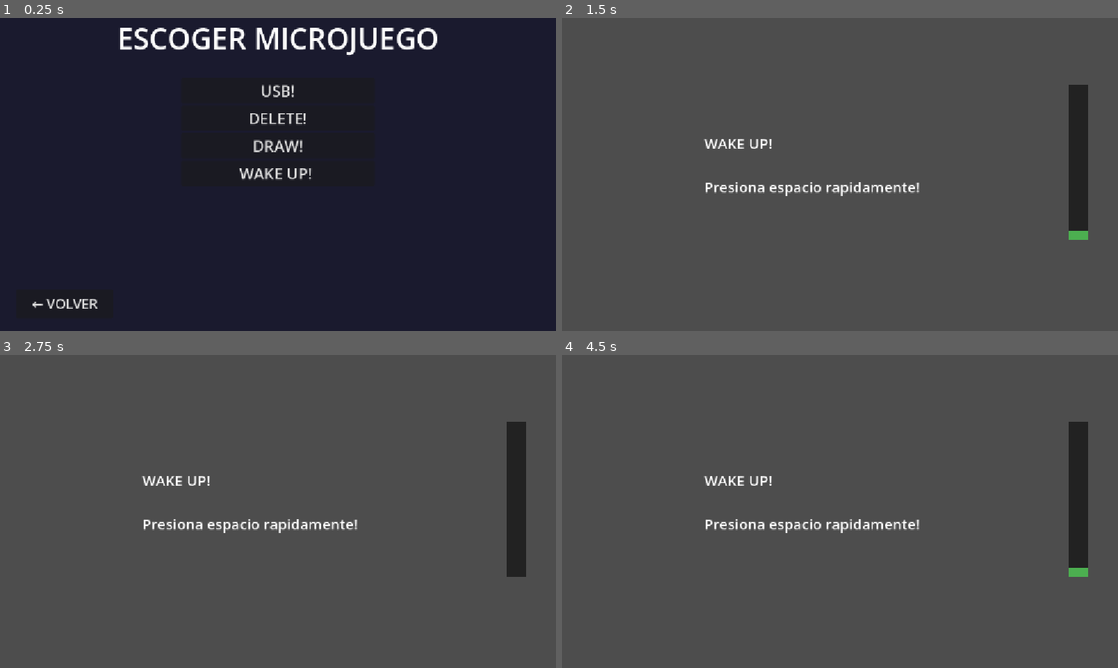
Above: before the commit, frames 1-4 (two rows, left to right).
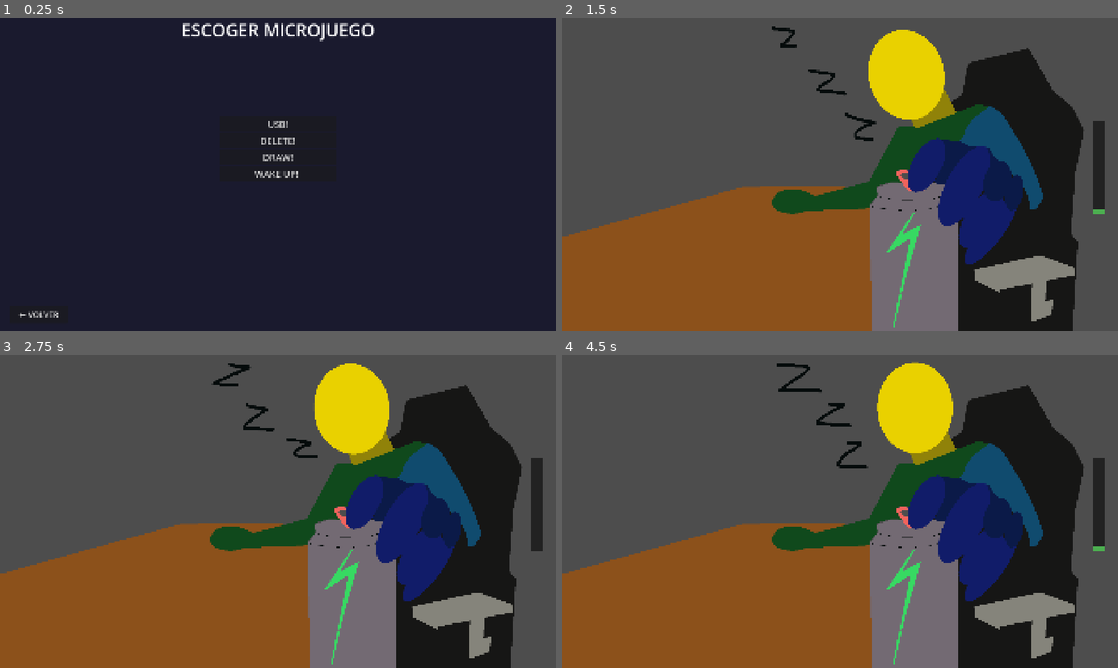
Above: after the commit, the same moments.

Repository: Vigoreum/prototype
Game: Godot game, scene res://menus/microgame_select.tscn
Same seed, same stepped clock (60 frames per second), same inputs: the game is played once before the commit and once after it. This scene is started directly instead of the project's main scene.
Inputs (mouse positions are in pixels of both pictures, inside the frame that each line leads up to):
- Up to frame 1 (0.25 s): no input
- Up to frame 2 (1.5 s): click "WAKE UP!" at 0.5 s; tap Space (space_bar) at 1.25 s; move the mouse to (962, 158) at 1.27 s; hold Space (space_bar) from 1.28 s (still down); click (962, 158) at 1.42 s
- Up to frame 3 (2.75 s): release Space (space_bar) at 2 s; drag from (166, 527) to (250, 574) at 2.02 s
- Up to frame 4 (4.5 s): tap Space (space_bar) at 2.75, 4.25 s; move the mouse to (895, 442) at 2.77 s; hold Space (space_bar) 2.78-3.5 s; click (895, 442) at 2.92 s; drag from (812, 574) to (673, 464) at 3.52 s; move the mouse to (1006, 558) at 4.27 s; hold Space (space_bar) from 4.28 s (still down); click (1006, 558) at 4.42 s

The runs differ from the first frame. In frame 1, 3.7% of the frame differs, in the area x 3-79%, y 1-96%; in frame 2, 56%; in frame 3, 56%; in frame 4, 56%, in the area x 0-98%, y 2-100%.

Commit message:
add character animations to WAKE UP microgame
- Add sprite assets for character base, head, hand, and can
- Head sprite animates in loop (nodding off)
- Hand and can animate with random rotation and shake on space press
- Use Tween with parallel mode and delays for smooth back-and-forth
- Pivots positioned for natural rotation point

Diff:
--- a/microgames/wake_up/wake_up.gd
+++ b/microgames/wake_up/wake_up.gd
@@ -8,6 +8,10 @@
 @onready var energy_bar_background: ColorRect = $EnergyBarBackground
 @onready var energy_bar_fill: ColorRect = $EnergyBarFill
 
+@onready var hand_pivot: Node2D = $HandPivot
+@onready var can_pivot: Node2D = $CanPivot
+@onready var head_anim: AnimatedSprite2D = $HeadAnim
+
 const TimerBarScene: PackedScene = preload("res://menus/timer_bar.tscn")
 
 # Estado
@@ -15,11 +19,23 @@
 var has_reached_max: bool = false
 var timer_bar: Control = null
 
+# Posiciones originales para volver al estado base
+var hand_original_position: Vector2
+var can_original_position: Vector2
+
 func _ready() -> void:
 	# Ajustar el Fill al ancho y posición del Background automáticamente
 	energy_bar_fill.size.x = energy_bar_background.size.x
 	energy_bar_fill.position.x = energy_bar_background.position.x
 	_update_bar_visual()
+
+	# Guardar posiciones originales de mano y lata
+	hand_original_position = hand_pivot.position
+	can_original_position = can_pivot.position
+
+	# Arrancar la animación de cabeza en loop
+	head_anim.play("head_nod")
+
 	if GameManager.is_in_play_mode:
 		_setup_timer_bar()
 
@@ -58,11 +74,41 @@
 	current_energy = min(current_energy, max_energy)
 	_update_bar_visual()
 
+	# Reproducir animación de presión
+	_play_press_animation()
+
 	if current_energy >= max_energy and not has_reached_max:
 		has_reached_max = true
 		print("¡Barra de energía llena! ⚡")
 		GameManager.microgame_finished()
 
+
+
+func _play_press_animation() -> void:
+	# Valores aleatorios pequeños para que cada presión se sienta distinta
+	var rotation_amount: float = deg_to_rad(randf_range(-8.0, 8.0))
+	var shake_offset_x: float = randf_range(-3.0, 3.0)
+	var shake_offset_y: float = randf_range(-3.0, 3.0)
+	var target_hand_pos: Vector2 = hand_original_position + Vector2(shake_offset_x, shake_offset_y)
+	var target_can_pos: Vector2 = can_original_position + Vector2(shake_offset_x * 0.5, shake_offset_y * 0.5)
+
+	# === Animar la mano ===
+	var hand_tween: Tween = create_tween()
+	hand_tween.set_parallel(true)
+	# Fase 1: ir al punto exagerado (rotación + posición)
+	hand_tween.tween_property(hand_pivot, "rotation", rotation_amount, 0.05)
+	hand_tween.tween_property(hand_pivot, "position", target_hand_pos, 0.05)
+	# Fase 2: volver al estado original (con delay para que arranque después)
+	hand_tween.tween_property(hand_pivot, "rotation", 0.0, 0.08).set_delay(0.05)
+	hand_tween.tween_property(hand_pivot, "position", hand_original_position, 0.08).set_delay(0.05)
+
+	# === Animar la lata ===
+	var can_tween: Tween = create_tween()
+	can_tween.set_parallel(true)
+	can_tween.tween_property(can_pivot, "rotation", rotation_amount * 0.3, 0.05)
+	can_tween.tween_property(can_pivot, "position", target_can_pos, 0.05)
+	can_tween.tween_property(can_pivot, "rotation", 0.0, 0.08).set_delay(0.05)
+	can_tween.tween_property(can_pivot, "position", can_original_position, 0.08).set_delay(0.05)
 
 func _update_bar_visual() -> void:
 	# Calcular el alto del Fill como proporción del alto del Background
--- a/microgames/wake_up/wake_up_microgame.tscn
+++ b/microgames/wake_up/wake_up_microgame.tscn
@@ -1,41 +1,85 @@
 [gd_scene format=3 uid="uid://covquqyknstlo"]
 
 [ext_resource type="Script" uid="uid://cjelobird4lwq" path="res://microgames/wake_up/wake_up.gd" id="1_333qp"]
+[ext_resource type="Texture2D" uid="uid://dd438e8jxekrk" path="res://microgames/wake_up/assets/wake_up_base.png" id="2_ek0ar"]
+[ext_resource type="Texture2D" uid="uid://clv3sfhd35dm8" path="res://microgames/wake_up/assets/wake_up_head_nod.png" id="3_nb2ep"]
+[ext_resource type="Texture2D" uid="uid://dlmbf15xl4nso" path="res://microgames/wake_up/assets/can.png" id="4_nb2ep"]
+[ext_resource type="Texture2D" uid="uid://b2pqioe0laoys" path="res://microgames/wake_up/assets/hand.png" id="5_nb2ep"]
+
+[sub_resource type="AtlasTexture" id="AtlasTexture_xf8qb"]
+atlas = ExtResource("3_nb2ep")
+region = Rect2(0, 0, 1920, 1080)
+
+[sub_resource type="AtlasTexture" id="AtlasTexture_7q1t8"]
+atlas = ExtResource("3_nb2ep")
+region = Rect2(1920, 0, 1920, 1080)
+
+[sub_resource type="AtlasTexture" id="AtlasTexture_oa4uc"]
+atlas = ExtResource("3_nb2ep")
+region = Rect2(3840, 0, 1920, 1080)
+
+[sub_resource type="AtlasTexture" id="AtlasTexture_kdcdq"]
+atlas = ExtResource("3_nb2ep")
+region = Rect2(5760, 0, 1920, 1080)
+
+[sub_resource type="SpriteFrames" id="SpriteFrames_5tuea"]
+animations = [{
+"frames": [{
+"duration": 1.0,
+"texture": SubResource("AtlasTexture_xf8qb")
+}, {
+"duration": 1.0,
+"texture": SubResource("AtlasTexture_7q1t8")
+}, {
+"duration": 1.0,
+"texture": SubResource("AtlasTexture_oa4uc")
+}, {
+"duration": 1.0,
+"texture": SubResource("AtlasTexture_kdcdq")
+}],
+"loop": true,
+"name": &"head_nod",
+"speed": 5.0
+}]
 
 [node name="WakeUpMicrogame" type="Node2D" unique_id=138692089]
 script = ExtResource("1_333qp")
 energy_drain_per_second = 140.0
 
+[node name="Base" type="Sprite2D" parent="." unique_id=479560499]
+texture = ExtResource("2_ek0ar")
+centered = false
+
+[node name="HeadAnim" type="AnimatedSprite2D" parent="." unique_id=1053095860]
+sprite_frames = SubResource("SpriteFrames_5tuea")
+animation = &"head_nod"
+frame_progress = 0.5793109
+centered = false
+
+[node name="CanPivot" type="Node2D" parent="." unique_id=2029990896]
+position = Vector2(1216, 803)
+
+[node name="Can" type="Sprite2D" parent="CanPivot" unique_id=433028840]
+texture = ExtResource("4_nb2ep")
+
+[node name="HandPivot" type="Node2D" parent="." unique_id=806155944]
+position = Vector2(1428, 577)
+
+[node name="Hand" type="Sprite2D" parent="HandPivot" unique_id=1318252522]
+texture = ExtResource("5_nb2ep")
+
 [node name="EnergyBarBackground" type="ColorRect" parent="." unique_id=65640013]
-offset_left = 1050.0
-offset_top = 139.0
-offset_right = 1090.0
-offset_bottom = 459.0
+offset_left = 1833.0
+offset_top = 357.0
+offset_right = 1873.0
+offset_bottom = 677.0
 mouse_filter = 2
 color = Color(0.13333334, 0.13333334, 0.13333334, 1)
 
 [node name="EnergyBarFill" type="ColorRect" parent="." unique_id=1380435336]
-offset_left = 1050.0
-offset_top = 459.0
-offset_right = 1090.0
-offset_bottom = 459.0
+offset_left = 1833.0
+offset_top = 677.0
+offset_right = 1873.0
+offset_bottom = 677.0
 mouse_filter = 2
 color = Color(0.29803923, 0.6862745, 0.3137255, 1)
-
-[node name="Label" type="Label" parent="." unique_id=359347509]
-anchors_preset = 8
-anchor_left = 0.5
-anchor_top = 0.5
-anchor_right = 0.5
-anchor_bottom = 0.5
-offset_left = 399.0
-offset_top = 266.0
-offset_right = 638.0
-offset_bottom = 341.0
-grow_horizontal = 2
-grow_vertical = 2
-size_flags_horizontal = 4
-theme_override_font_sizes/font_size = 30
-text = "WAKE UP!
-
-Presiona espacio rapidamente!"
--- a/project.godot
+++ b/project.godot
@@ -20,6 +20,8 @@
 
 [display]
 
+window/size/viewport_width=1920
+window/size/viewport_height=1080
 window/stretch/mode="canvas_items"
 
 [input]
Binary file added: microgames/wake_up/assets/can.png
Not shown, added: microgames/wake_up/assets/can.png.import
Binary file added: microgames/wake_up/assets/hand.png
Not shown, added: microgames/wake_up/assets/hand.png.import
Binary file added: microgames/wake_up/assets/wake_up_base.png
Not shown, added: microgames/wake_up/assets/wake_up_base.png.import
Binary file added: microgames/wake_up/assets/wake_up_head_nod.png
Not shown, added: microgames/wake_up/assets/wake_up_head_nod.png.import
